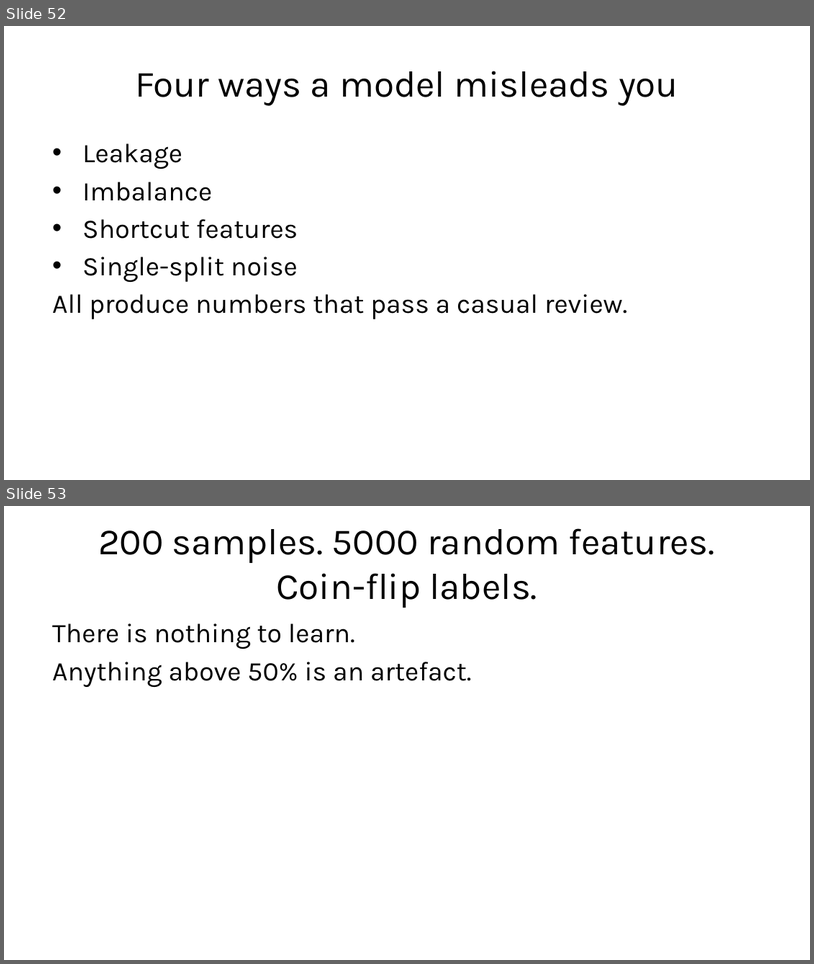
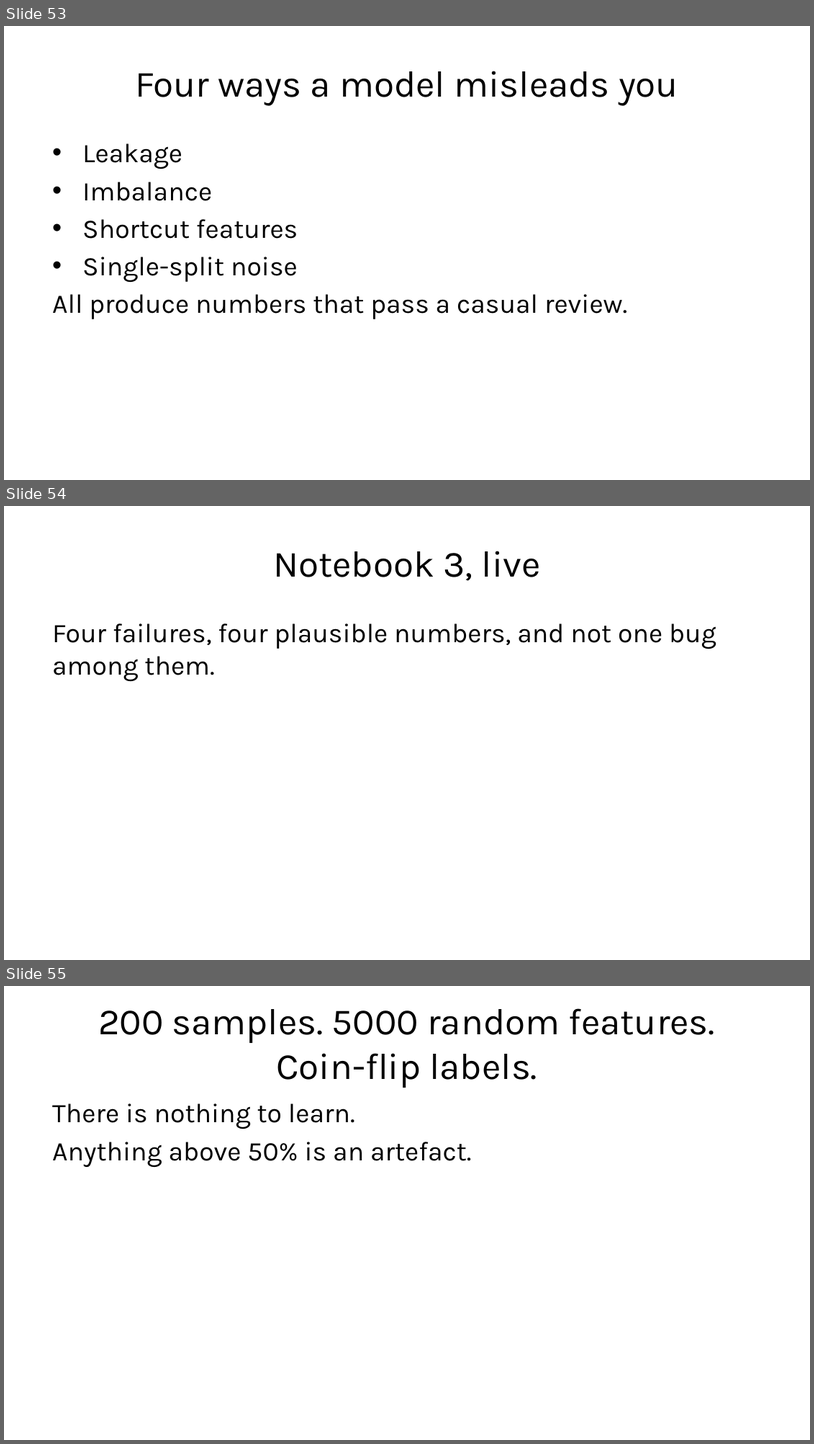
Before and after one commit to fabioantonini/technologies-for-artificial-intelligence, a slide deck: Lessons/01_introduction_and_workflow/Slides/introduction_and_workflow_slides.pptx. Shown one above the other, each under a label of ours: slides 52 and 53 before the commit, slides 53, 54 and 55 after it. The pictures are 814x964 and 814x1444 pixels, drawn with LibreOffice and Linux fonts; fonts in the diff are those of the drawing; background and template pictures are left out. Boxes give left, top, right and bottom in pixels: in the first picture for what was removed or moved away, otherwise in the second. Text is boxed around its words. In the diff, an @@ line names an element or a change of style, - is before the commit and + after.

```diff
--- a/Lessons/01_introduction_and_workflow/Slides/introduction_and_workflow_slides.pptx
+++ b/Lessons/01_introduction_and_workflow/Slides/introduction_and_workflow_slides.pptx
@@ slide 54 added at [4,506,810,960], background #FFFFFF @@
@@ title added at [273,551,541,581], 33 pt, text #1A1A1A @@
+Notebook 3, live
@@ text added at [52,623,717,682], 24 pt, text #1A1A1A @@
+Four failures, four plausible numbers, and not one bug among them.
@@ what was slide 52 is now slide 53 @@
@@ what was slide 53 is now slide 55 @@
```
Also in this commit, not shown: 1 other slide added, 4 other files.
